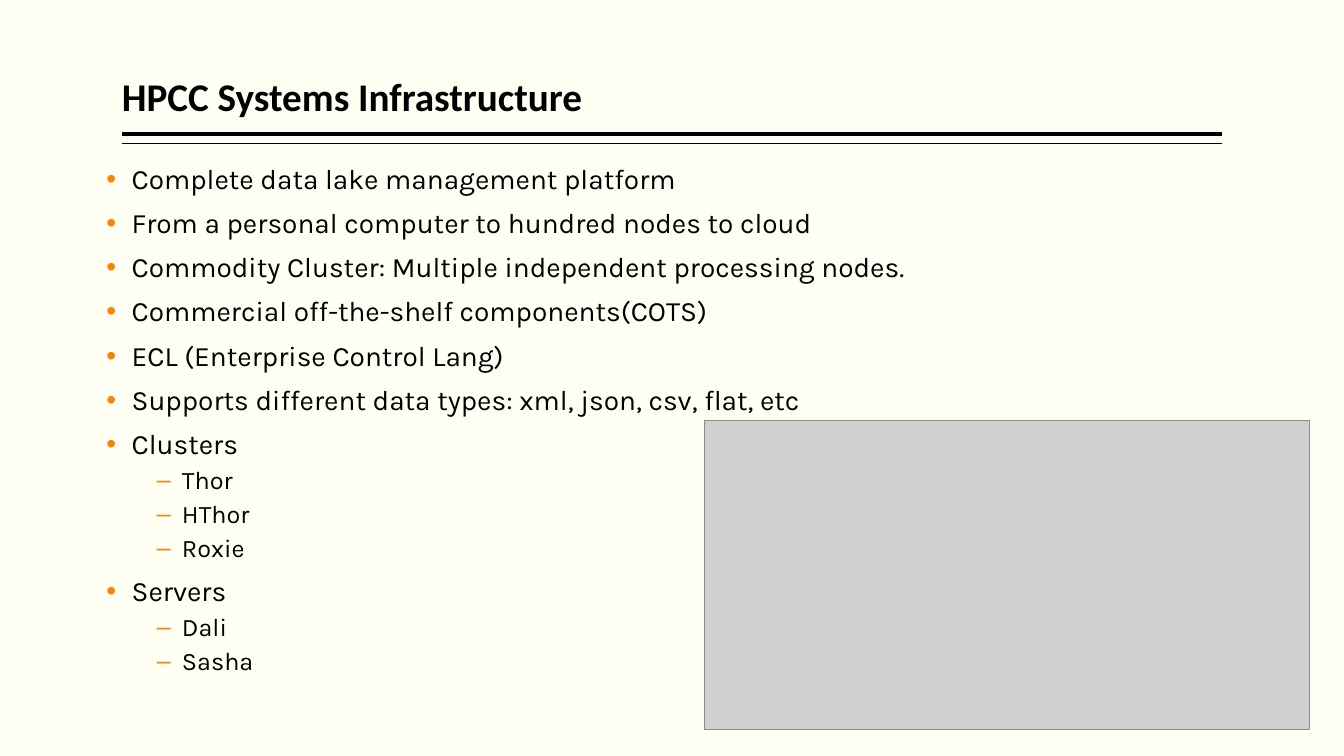
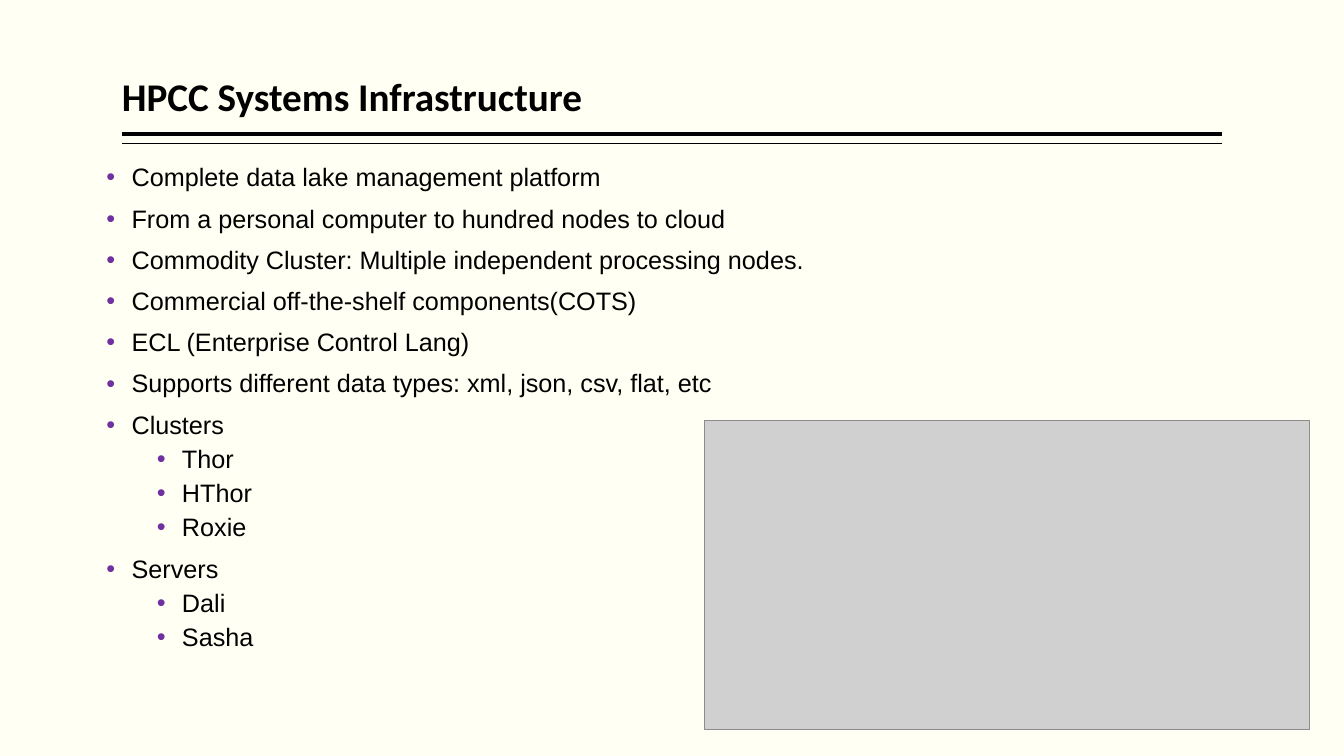
Before and after one commit to hpccsystems-solutions-lab/NCF-2021, a slide deck: slide 11 of BigData-ECL-NCF2021.pptx. Drawn at 1344x756 pixels with LibreOffice and Linux fonts; fonts in the diff are those of the drawing; grey boxes stand for pictures. Boxes give left, top, right and bottom in pixels: in the first picture for what was removed or moved away, otherwise in the second. Text is boxed around its words. In the diff, an @@ line names an element or a change of style, - is before the commit and + after.

```diff
--- a/BigData-ECL-NCF2021.pptx
+++ b/BigData-ECL-NCF2021.pptx
@@ text "Complete data lake management platform" at <box>132,167,804,647</box>: size 20 to 18 pt, font Karla to Arial; bullet colour #FF8200 to #7030A0; bullet ‒ to • @@
```
Also in this commit, not shown: 5 other slides changed, 7 other files.
